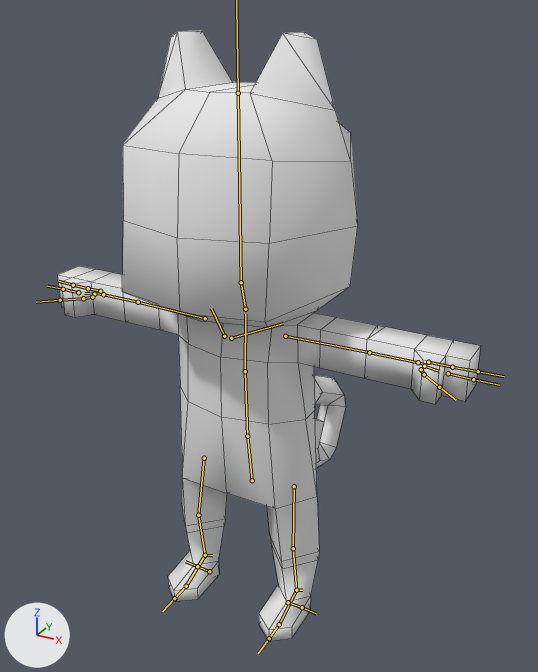
The Blender file Raw Assets/cat_player_rig.blend: old version first, new version second.
The view is the same before and after, from a camera (50 mm lens) standing at (1.6, -2.68, 2.83) and looking at (0.02, 0.19, 1.39). Every picture has the same lights, and +X, +Y and +Z are marked at lower left. The bones that bend it are drawn over the model as lines. Mesh edges are drawn as thin lines.

The first picture shows 'Cat'.
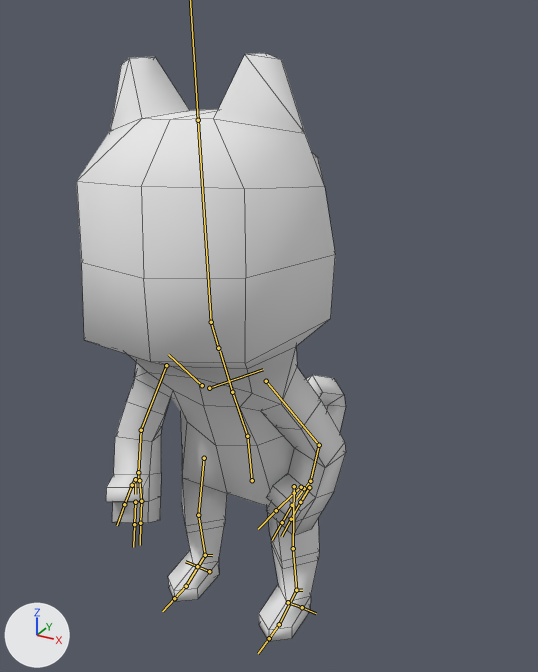
The newer file adds an action. The first version stands in its rest pose; the second is drawn at frame 4 of the action 'Pick Up'.

What differs and where, as boxes [x1, y1, x2, y2] in the pictures (538 x 672 px):
'Cat', posed (36% narrower): before [57, 30, 481, 642]; after [77, 53, 346, 642]
bone 'spine', root to tip: before (247, 436) to (245, 371); after (247, 436) to (232, 392)
bone 'chest', root to tip: before (245, 371) to (245, 314); after (232, 392) to (220, 351)
bone 'neck', root to tip: before (245, 309) to (241, 282); after (218, 348) to (211, 322)
bone 'head', root to tip: before (241, 282) to (238, 93); after (211, 322) to (198, 120)
bone 'shoulder.L', root to tip: before (231, 338) to (283, 323); after (209, 388) to (263, 369)
bone 'upper_arm.L', root to tip: before (285, 336) to (369, 352); after (266, 381) to (319, 445)
bone 'forearm.L', root to tip: before (369, 352) to (418, 362); after (319, 445) to (310, 481)
bone 'hand.L', root to tip: before (418, 362) to (428, 365); after (310, 481) to (305, 488)
bone 'shoulder.R', root to tip: before (224, 336) to (211, 308); after (202, 385) to (168, 354)
bone 'upper_arm.R', root to tip: before (205, 318) to (138, 302); after (166, 365) to (141, 430)
bone 'forearm.R', root to tip: before (138, 302) to (103, 294); after (141, 430) to (138, 472)
bone 'hand.R', root to tip: before (103, 294) to (96, 293); after (138, 472) to (138, 482)

The change in detail:
Bone 'spine' (bone_spine) turns from (0, 0, 0) to (24, 1, -3) degrees about its own x, y and z.
Bone 'chest' (bone_chest) turns from (0, 0, 0) to (4, 0, -1) degrees about its own x, y and z.
Bone 'neck' (bone_neck) turns from (0, 0, 0) to (-24, 6, 3) degrees about its own x, y and z.
Bone 'head' (bone_head) turns from (0, 0, 0) to (-5, 2, 0) degrees about its own x, y and z.
Bone 'shoulder.L' (bone_shoulder_l) turns from (0, 0, 0) to (-6, 6, -5) degrees about its own x, y and z.
Bone 'upper_arm.L' (bone_upper_arm_l) turns from (0, 0, 0) to (9, 6, -47) degrees about its own x, y and z.
Bone 'forearm.L' (bone_forearm_l) turns from (0, 0, 0) to (20, 4, -38) degrees about its own x, y and z.
Bone 'hand.L' (bone_hand_l) turns from (0, 0, 0) to (7, 2, 22) degrees about its own x, y and z.
Bone 'shoulder.R' (bone_shoulder_r) turns from (0, 0, 0) to (-7, 2, 20) degrees about its own x, y and z.
Bone 'upper_arm.R' (bone_upper_arm_r) turns from (0, 0, 0) to (21, 2, 54) degrees about its own x, y and z.
Bone 'forearm.R' (bone_forearm_r) turns from (0, 0, 0) to (16, 6, 21) degrees about its own x, y and z.
Bone 'hand.R' (bone_hand_r) turns from (0, 0, 0) to (8, 5, -21) degrees about its own x, y and z.
